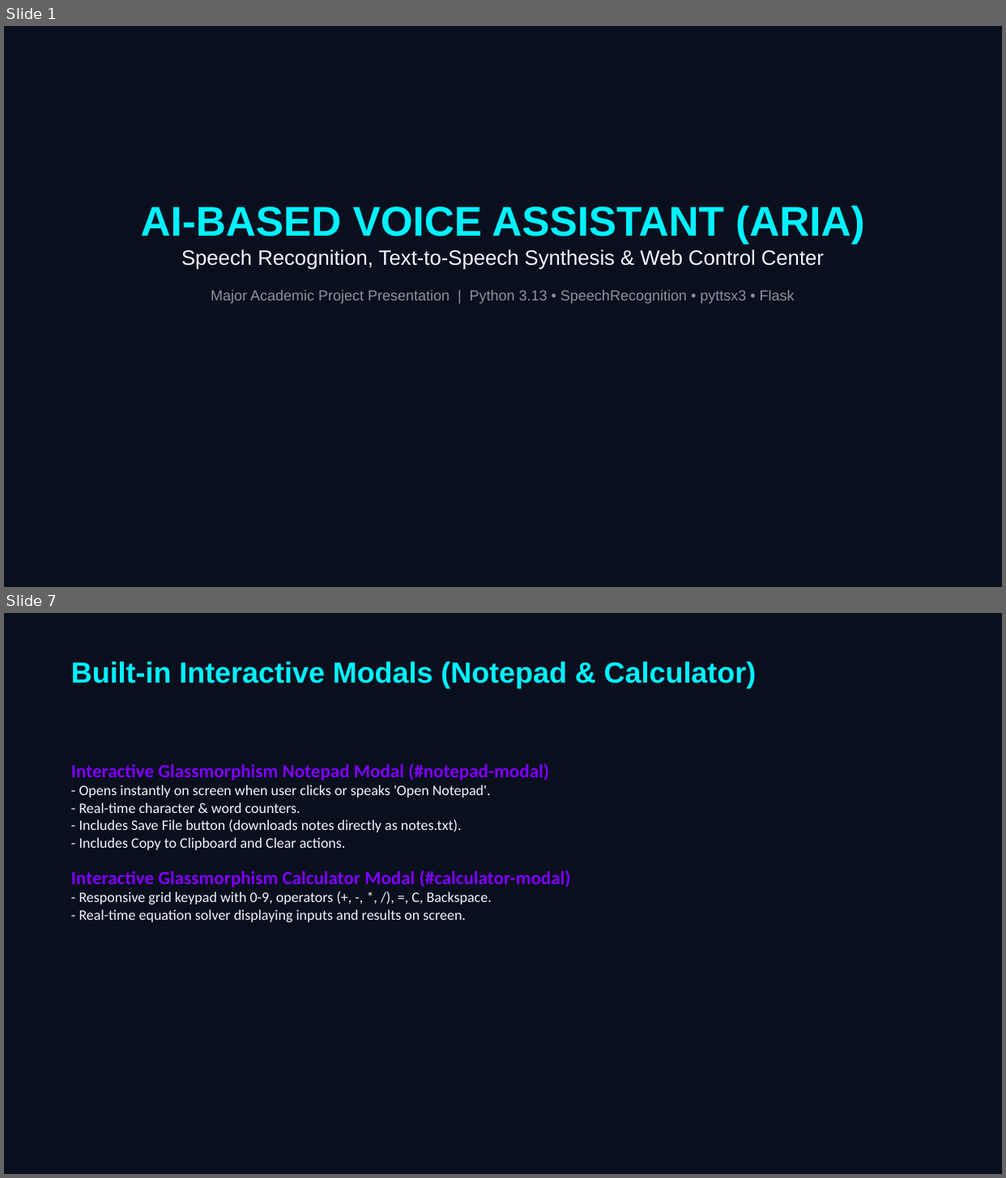
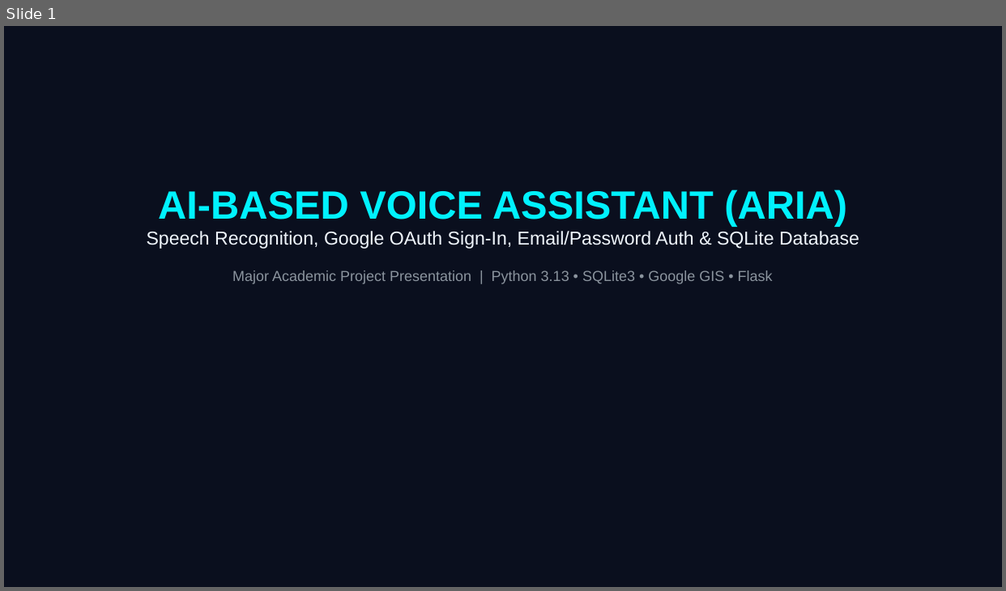
Before and after one commit to Vignesh170000/majorproject_vignesh, a slide deck: AI_Voice_Assistant_Presentation.pptx. Shown one above the other, each under a label of ours: slides 1 and 7 before the commit, slide 1 after it; the slides between them are not shown. The pictures are 1006x1178 and 1006x591 pixels, drawn with LibreOffice and Linux fonts; fonts in the diff are those of the drawing. Boxes give left, top, right and bottom in pixels: in the first picture for what was removed or moved away, otherwise in the second. Text is boxed around its words. In the diff, an @@ line names an element or a change of style, - is before the commit and + after.

```diff
--- a/AI_Voice_Assistant_Presentation.pptx
+++ b/AI_Voice_Assistant_Presentation.pptx
@@ slide 7 removed at (4, 613, 1002, 1174), background #FFFFFF @@
@@ rectangle removed at (4, 613, 1002, 1174) @@
@@ text removed at (71, 662, 756, 688) @@
-Built-in Interactive Modals (Notepad & Calculator)
@@ text removed at (71, 764, 571, 922) @@
-Interactive Glassmorphism Notepad Modal (#notepad-modal)
-- Opens instantly on screen when user clicks or speaks 'Open Notepad'.
-- Real-time character & word counters.
-- Includes Save File button (downloads notes directly as notes.txt).
-- Includes Copy to Clipboard and Clear actions.
-Interactive Glassmorphism Calculator Modal (#calculator-modal)
-- Responsive grid keypad with 0-9, operators (+, -, *, /), =, C, Backspace.
-- Real-time equation solver displaying inputs and results on screen.
@@ slide 1 changed as well @@
@@ text "AI-BASED VOICE ASSISTANT (ARIA)": place and size @@
-text "AI-BASED VOICE ASSISTANT (ARIA)" at (141, 205, 864, 304)
+text "AI-BASED VOICE ASSISTANT (ARIA)" at (147, 190, 859, 284)
@@ text at (158, 190, 847, 226): size 40 to 38 pt in "AI-BASED VOICE ASSISTANT (ARIA)" @@
@@ text at (147, 231, 859, 284): text changed; size 14 to 18 pt; text colour #8B949E to #F0F6FC @@
-Speech Recognition, Text-to-Speech Synthesis & Web Control Center
-Major Academic Project Presentation | Python 3.13 • SpeechRecognition • pyttsx3 • Flask
+Speech Recognition, Google OAuth Sign-In, Email/Password Auth & SQLite Database
+Major Academic Project Presentation | Python 3.13 • SQLite3 • Google GIS • Flask
```
Also in this commit, not shown: 4 other slides changed, 4 slides added, 4 other slides removed, 4 other files.
